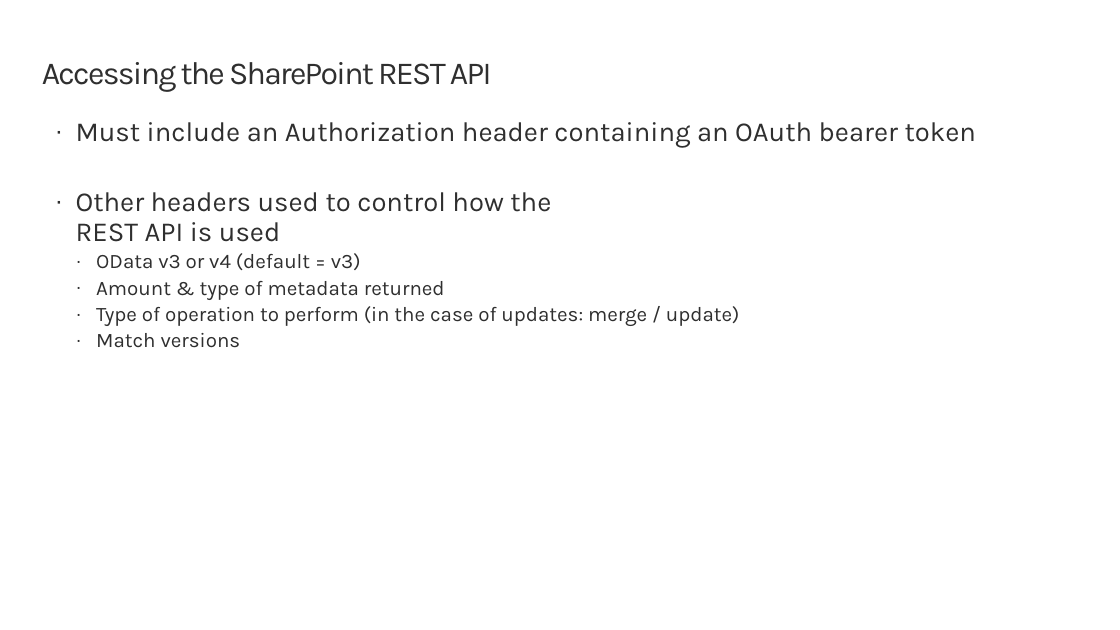
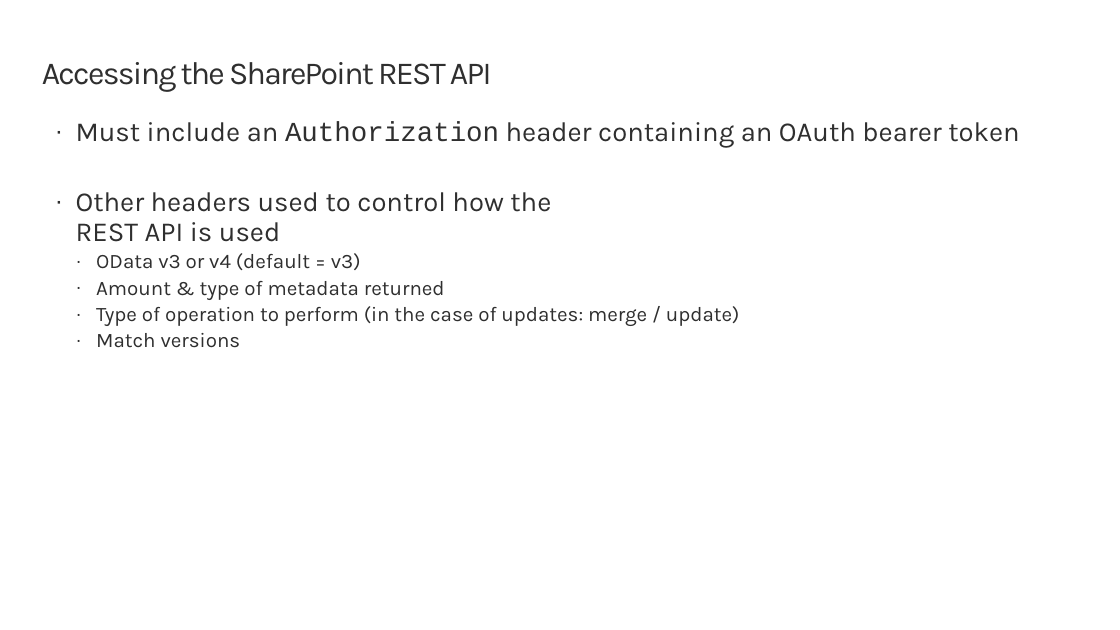
Before and after one commit to SharePoint/sp-dev-training-spfx-spcontent, a slide deck: slide 4 of 01 spfx + sp rest api.pptx. Drawn at 1120x630 pixels with LibreOffice and Linux fonts; fonts in the diff are those of the drawing; background and template pictures are left out. Boxes give left, top, right and bottom in pixels: in the first picture for what was removed or moved away, otherwise in the second. Text is boxed around its words. In the diff, an @@ line names an element or a change of style, - is before the commit and + after.

```diff
--- a/01 spfx + sp rest api.pptx
+++ b/01 spfx + sp rest api.pptx
@@ text at <box>76,121,1019,148</box>: font Karla to Courier New in "Authorization" @@
```
Also in this commit, not shown: 46 other files.
